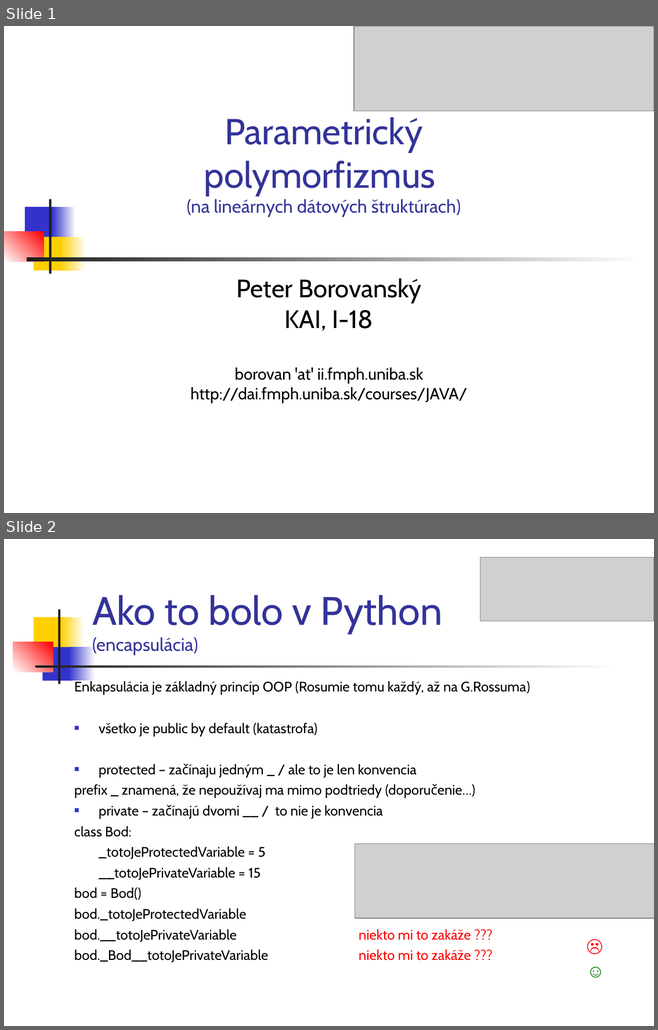
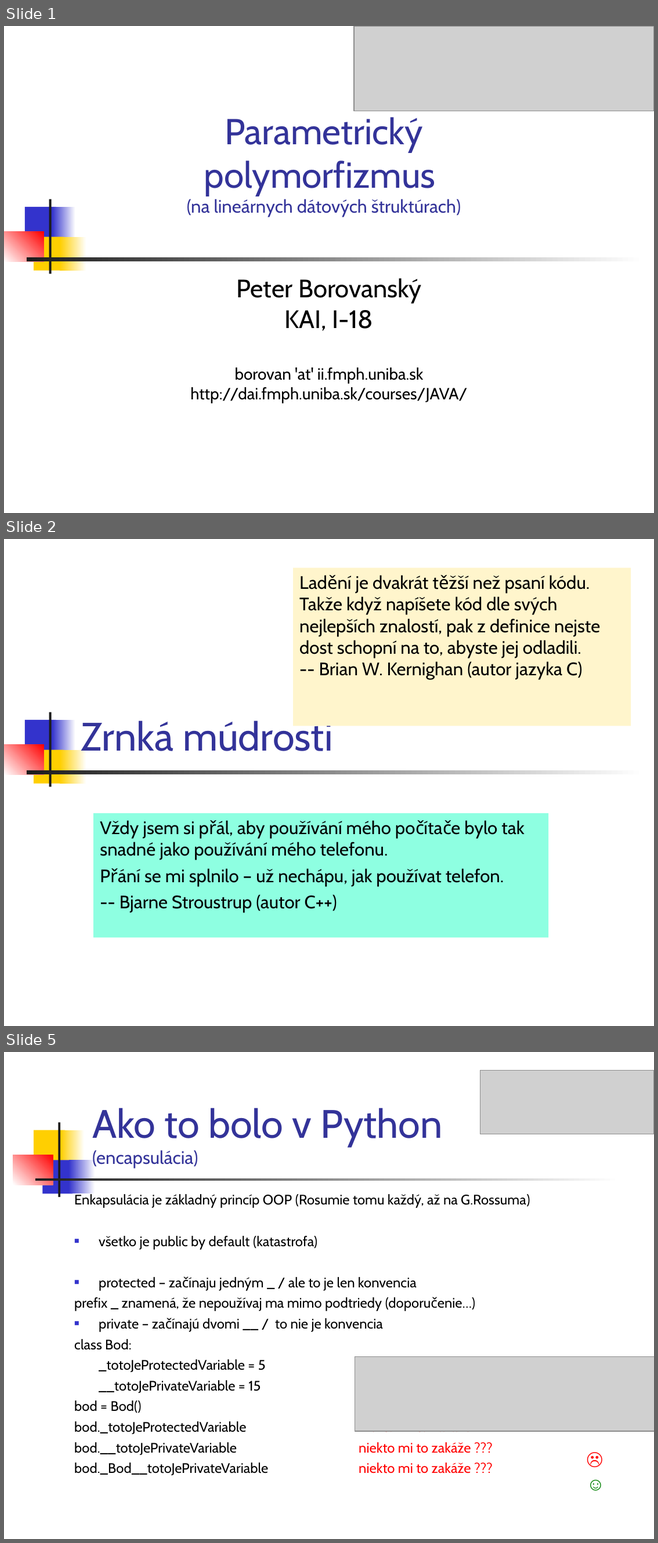
Before and after one commit to Programovanie4/Prednasky, a slide deck: 05/05_java.ppt. Shown one above the other, each under a label of ours: slides 1 and 2 before the commit, slides 1, 2 and 5 after it; the slides between them are not shown. The pictures are 658x1030 and 658x1543 pixels, drawn with LibreOffice and Linux fonts; fonts in the diff are those of the drawing; grey boxes stand for pictures. Boxes give left, top, right and bottom in pixels: in the first picture for what was removed or moved away, otherwise in the second. Text is boxed around its words. In the diff, an @@ line names an element or a change of style, - is before the commit and + after.

```diff
--- a/05/05_java.ppt
+++ b/05/05_java.ppt
@@ slide 2 added at <box>4,539,654,1026</box>, background #FFFFFF; not listed: 7 template elements that a slide beside it also shows @@
@@ rectangle added at <box>293,567,631,726</box>, fill #FFF5CC, 20 pt, text #000000 @@
+Ladění je dvakrát těžší než psaní kódu. Takže když napíšete kód dle svých
+nejlepších znalostí, pak z definice nejste dost schopní na to, abyste jej odladili.
+-- Brian W. Kernighan (autor jazyka C)
@@ title added at <box>81,717,333,759</box>, 44 pt, text #333399 @@
+Zrnká múdrosti
@@ subtitle added at <box>94,813,549,938</box>, fill #8EFFE1, 20 pt, text #000000 @@
+Vždy jsem si přál, aby používání mého počítače bylo tak snadné jako používání mého telefonu.
+Přání se mi splnilo – už nechápu, jak používat telefon.
+-- Bjarne Stroustrup (autor C++)
@@ what was slide 2 is now slide 5 @@
```
Also in this commit, not shown: 7 slides changed, 3 other slides added, 3 other files.
